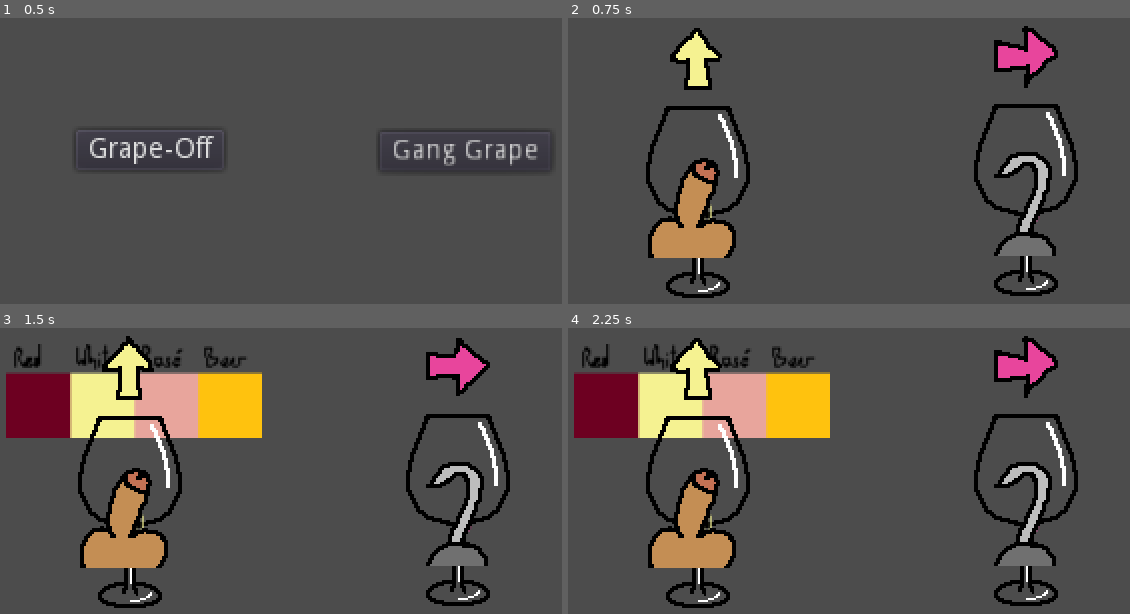
Above: before the commit, frames 1-4 (two rows, left to right).
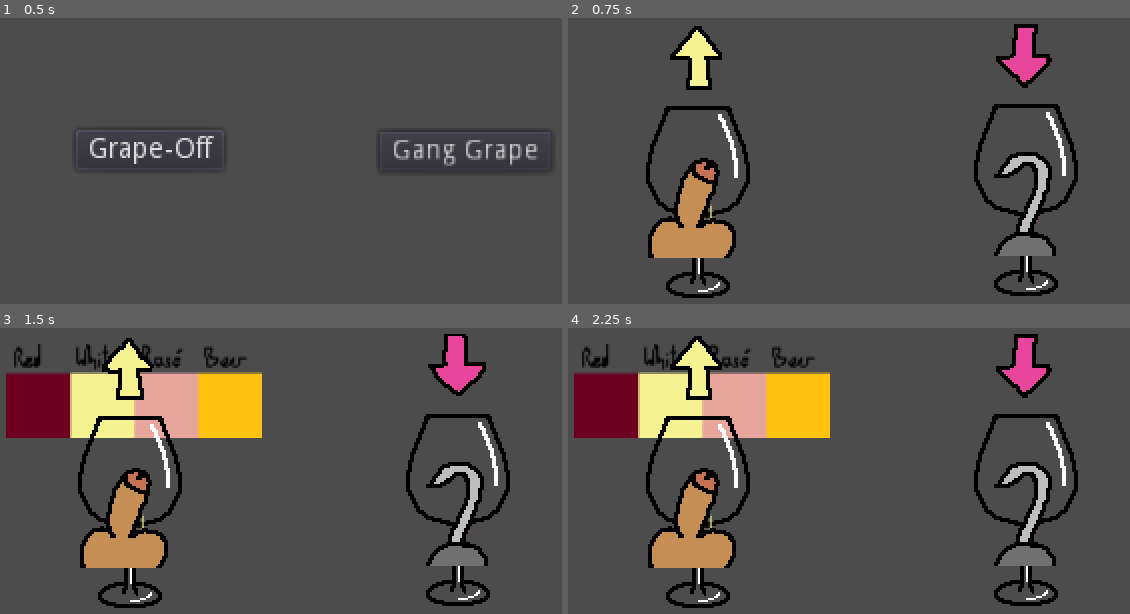
Above: after the commit, the same moments.

Repository: fabian-bubla/Leberolympiade
Game: Godot game, scene res://assets/StartScreen/StartScreen.tscn
Same seed, same stepped clock (60 frames per second), same inputs: the game is played once before the commit and once after it. Sound files missing from this copy of the repository are replaced by a short silence.
Inputs (mouse positions are in pixels of both pictures, inside the frame that each line leads up to):
- Up to frame 1 (0.5 s): no input
- Up to frame 2 (0.75 s): click "Grape-Off" at 0.5 s
- Up to frame 3 (1.5 s): tap Enter (ui_accept) at 1.25 s; move the mouse to (427, 436) at 1.27 s; hold Right (ui_right) from 1.28 s (still down); click (427, 436) at 1.42 s
- Up to frame 4 (2.25 s): tap Enter (ui_accept) at 1.52 s; release Right (ui_right) at 2 s; drag from (725, 473) to (820, 528) at 2.02 s

Frame 1 is identical in both runs. In frame 2, 1.5% of the frame differs, in the area x 18-88%, y 2-26%; in frame 3, 1.2%; in frame 4, 1.4%.

Commit message:
Arrows Fix 02

Diff:
--- a/assets/_Arrows/Arrows.tres
+++ b/assets/_Arrows/Arrows.tres
@@ -6,52 +6,52 @@
 [ext_resource path="res://assets/_Arrows/Arrow_Down.png" type="Texture" id=4]
 [ext_resource path="res://assets/_Arrows/Arrow_X.png" type="Texture" id=5]
 
+[sub_resource type="AtlasTexture" id=1]
+atlas = ExtResource( 3 )
+region = Rect2( 0, 0, 32, 32 )
+
+[sub_resource type="AtlasTexture" id=2]
+atlas = ExtResource( 3 )
+region = Rect2( 32, 0, 32, 32 )
+
+[sub_resource type="AtlasTexture" id=3]
+atlas = ExtResource( 3 )
+region = Rect2( 64, 0, 32, 32 )
+
 [sub_resource type="AtlasTexture" id=4]
-atlas = ExtResource( 4 )
+atlas = ExtResource( 2 )
 region = Rect2( 0, 0, 32, 32 )
 
 [sub_resource type="AtlasTexture" id=5]
-atlas = ExtResource( 4 )
+atlas = ExtResource( 2 )
 region = Rect2( 32, 0, 32, 32 )
 
 [sub_resource type="AtlasTexture" id=6]
-atlas = ExtResource( 4 )
-region = Rect2( 64, 0, 32, 32 )
-
-[sub_resource type="AtlasTexture" id=16]
-atlas = ExtResource( 2 )
-region = Rect2( 0, 0, 32, 32 )
-
-[sub_resource type="AtlasTexture" id=17]
-atlas = ExtResource( 2 )
-region = Rect2( 32, 0, 32, 32 )
-
-[sub_resource type="AtlasTexture" id=18]
 atlas = ExtResource( 2 )
 region = Rect2( 64, 0, 32, 32 )
 
 [sub_resource type="AtlasTexture" id=7]
-atlas = ExtResource( 3 )
+atlas = ExtResource( 1 )
 region = Rect2( 0, 0, 32, 32 )
 
 [sub_resource type="AtlasTexture" id=8]
-atlas = ExtResource( 3 )
+atlas = ExtResource( 1 )
 region = Rect2( 32, 0, 32, 32 )
 
 [sub_resource type="AtlasTexture" id=9]
-atlas = ExtResource( 3 )
+atlas = ExtResource( 1 )
 region = Rect2( 64, 0, 32, 32 )
 
 [sub_resource type="AtlasTexture" id=10]
-atlas = ExtResource( 1 )
+atlas = ExtResource( 4 )
 region = Rect2( 0, 0, 32, 32 )
 
 [sub_resource type="AtlasTexture" id=11]
-atlas = ExtResource( 1 )
+atlas = ExtResource( 4 )
 region = Rect2( 32, 0, 32, 32 )
 
 [sub_resource type="AtlasTexture" id=12]
-atlas = ExtResource( 1 )
+atlas = ExtResource( 4 )
 region = Rect2( 64, 0, 32, 32 )
 
 [sub_resource type="AtlasTexture" id=13]
@@ -68,24 +68,24 @@
 
 [resource]
 animations = [ {
-"frames": [ SubResource( 4 ), SubResource( 5 ), SubResource( 6 ) ],
+"frames": [ SubResource( 1 ), SubResource( 2 ), SubResource( 3 ) ],
 "loop": true,
 "name": "Right",
 "speed": 6.0
 }, {
-"frames": [ SubResource( 16 ), SubResource( 17 ), SubResource( 18 ) ],
+"frames": [ SubResource( 4 ), SubResource( 5 ), SubResource( 6 ) ],
 "loop": true,
 "name": "Up",
 "speed": 6.0
 }, {
 "frames": [ SubResource( 7 ), SubResource( 8 ), SubResource( 9 ) ],
 "loop": true,
-"name": "Down",
+"name": "Left",
 "speed": 6.0
 }, {
 "frames": [ SubResource( 10 ), SubResource( 11 ), SubResource( 12 ) ],
 "loop": true,
-"name": "Left",
+"name": "Down",
 "speed": 6.0
 }, {
 "frames": [ SubResource( 13 ), SubResource( 14 ), SubResource( 15 ) ],
--- a/assets/_Arrows/Arrows.tscn
+++ b/assets/_Arrows/Arrows.tscn
@@ -5,28 +5,33 @@
 [node name="Arrows" type="Node2D"]
 
 [node name="ArrowLeft" type="AnimatedSprite" parent="."]
+visible = false
 position = Vector2( 0, -72 )
 frames = ExtResource( 1 )
 animation = "Left"
+frame = 2
 playing = true
 
 [node name="ArrowRight" type="AnimatedSprite" parent="."]
+visible = false
 position = Vector2( 0, -72 )
 frames = ExtResource( 1 )
 animation = "Right"
-frame = 2
+frame = 1
 playing = true
 
 [node name="ArrowUp" type="AnimatedSprite" parent="."]
+visible = false
 position = Vector2( 0, -72 )
 frames = ExtResource( 1 )
 animation = "Up"
-frame = 2
+frame = 1
 playing = true
 
 [node name="ArrowDown" type="AnimatedSprite" parent="."]
+visible = false
 position = Vector2( 0, -72 )
 frames = ExtResource( 1 )
 animation = "Down"
-frame = 1
+frame = 2
 playing = true
